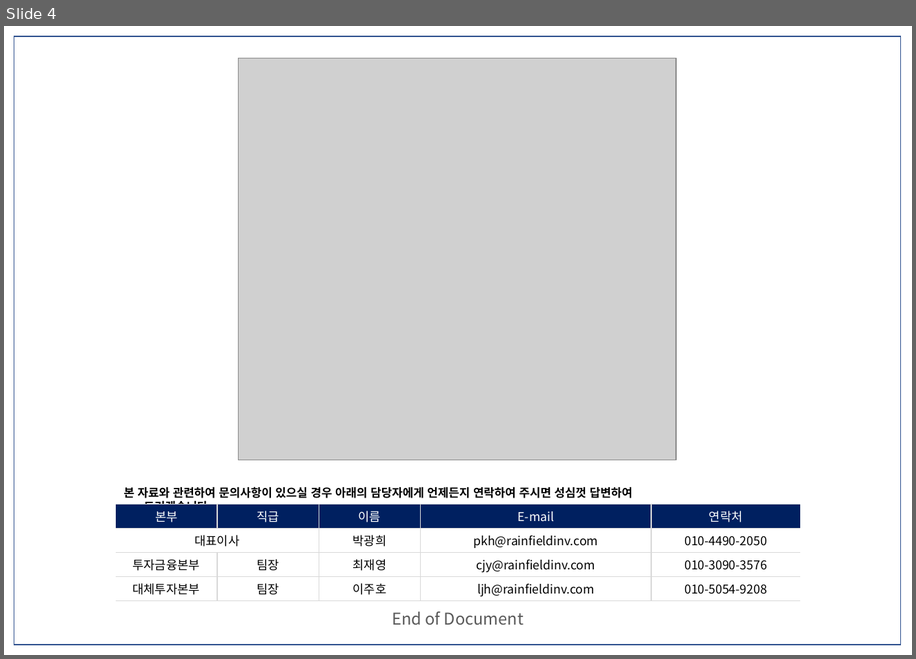
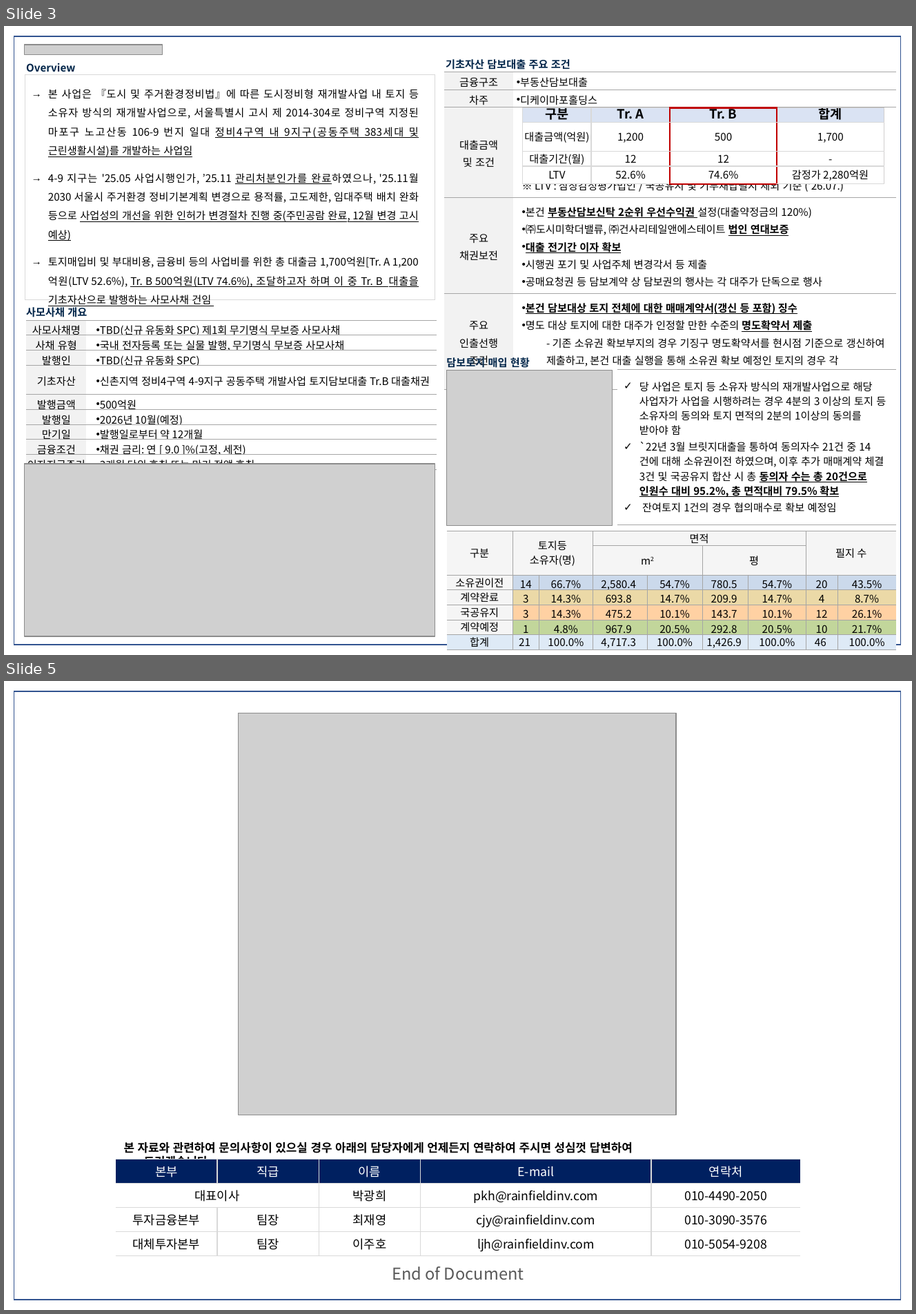
Before and after one commit to rainfieldinv-cell/rainfield-im-tools, a slide deck: IM 요약본/layout/요약본 레이아웃.pptx. Shown one above the other, each under a label of ours: slide 4 before the commit, slides 3 and 5 after it; the slides between them are not shown. The pictures are 916x659 and 916x1314 pixels, drawn with LibreOffice and Linux fonts; fonts in the diff are those of the drawing; grey boxes stand for pictures. Boxes give left, top, right and bottom in pixels: in the first picture for what was removed or moved away, otherwise in the second. Text is boxed around its words. In the diff, an @@ line names an element or a change of style, - is before the commit and + after.

```diff
--- a/IM 요약본/layout/요약본 레이아웃.pptx
+++ b/IM 요약본/layout/요약본 레이아웃.pptx
@@ slide 3 added at <box>4,26,912,655</box>, background #FFFFFF @@
@@ frame added at <box>14,36,901,644</box>, fill #4472C4, outline #325491 1 pt @@
@@ picture added at <box>25,45,163,54</box> @@
@@ text added at <box>26,63,75,72</box>, 9 pt, text #012549, bold @@
+Overview
@@ text added at <box>446,59,570,69</box>, 9 pt, text #012549, bold @@
+기초자산 담보대출 주요 조건
@@ rectangle added at <box>25,74,436,300</box>, outline #D9D9D9 0.75 pt, 9 pt, text #000000 @@
+→ 본 사업은 『도시 및 주거환경정비법』에 따른 도시정비형 재개발사업 내 토지 등 소유자 방식의 재개발사업으로, 서울특별시 고시 제 2014-304로 정비구역 지정된 마포구 노고산동 106-9 번지 일대 정비4구역 내 9지구(공동주택 383세대 및 근린생활시설)를 개발하는 사업임
+→ 4-9 지구는 '25.05 사업시행인가, ’25.11 관리처분인가를 완료하였으나, '25.11월 2030 서울시 주거환경 정비기본계획 변경으로 용적률, 고도제한, 임대주택 배치 완화 등으로 사업성의 개선을 위한 인허가 변경절차 진행 중(주민공람 완료, 12월 변경 고시 예상)
+→ 토지매입비 및 부대비용, 금융비 등의 사업비를 위한 총 대출금 1,700억원[Tr. A 1,200억원(LTV 52.6%), Tr. B 500억원(LTV 74.6%), 조달하고자 하며 이 중 Tr. B 대출을 기초자산으로 발행하는 사모사채 건임
@@ table added at <box>444,72,897,515</box>, 5 rows, 2 columns @@
+금융구조 | 부동산담보대출
+차주 | 디케이마포홀딩스
+대출금액 / 및 조건 | ※ LTV : 삼창감정평가법인 / 국공유지 및 기부채납필지 제외 기준 (’26.07.)
+주요 / 채권보전 | 본건 부동산담보신탁 2순위 우선수익권 설정(대출약정금의 120%) / ㈜도시미학더밸류, ㈜건사리테일앤에스테이트 법인 연대보증 / 대출 전기간 이자 확보 / 시행권 포기 및 사업주체 변경각서 등 제출 / 공매요청권 등 담보계약 상 담보권의 행사는 각 대주가 단독으로 행사
+주요 / 인출선행 / 조건 | 본건 담보대상 토지 전체에 대한 매매계약서(갱신 등 포함) 징수 / 명도 대상 토지에 대한 대주가 인정할 만한 수준의 명도확약서 제출 / - 기존 소유권 확보부지의 경우 기징구 명도확약서를 현시점 기준으로 갱신하여 제출하고, 본건 대출 실행을 통해 소유권 확보 예정인 토지의 경우 각 매도인으로부터 명도확약서를 징구하여 제출할 것
@@ table added at <box>523,107,885,183</box>, 4 rows, 4 columns @@
+구분 | Tr. A | Tr. B | 합계
+대출금액(억원) | 1,200 | 500 | 1,700
+대출기간(월) | 12 | 12 | -
+LTV | 52.6% | 74.6% | 감정가 2,280억원
@@ text added at <box>26,305,87,317</box>, 9 pt, text #012549, bold @@
+사모사채 개요
@@ table added at <box>27,321,437,467</box>, 9 rows, 2 columns @@
+사모사채명 | TBD(신규 유동화 SPC) 제1회 무기명식 무보증 사모사채
+사채 유형 | 국내 전자등록 또는 실물 발행, 무기명식 무보증 사모사채
+발행인 | TBD(신규 유동화 SPC)
+기초자산 | 신촌지역 정비4구역 4-9지구 공동주택 개발사업 토지담보대출 Tr.B 대출채권
+발행금액 | 500억원
+발행일 | 2026년 10월(예정)
+만기일 | 발행일로부터 약 12개월
+금융조건 | 채권 금리: 연 [ 9.0 ]%(고정, 세전)
+이자지급주기 | 3개월 단위 후취 또는 만기 전액 후취
@@ text added at <box>446,356,614,385</box>, 9 pt, text #012549, bold @@
+담보토지 매입 현황
@@ picture added at <box>447,370,613,525</box> @@
@@ table added at <box>617,369,896,524</box>, 1 rows, 1 columns @@
+당 사업은 토지 등 소유자 방식의 재개발사업으로 해당 사업자가 사업을 시행하려는 경우 4분의 3 이상의 토지 등 소유자의 동의와 토지 면적의 2분의 1이상의 동의를 받아야 함 / `22년 3월 브릿지대출을 통하여 동의자수 21건 중 14건에 대해 소유권이전 하였으며, 이후 추가 매매계약 체결 3건 및 국공유지 합산 시 총 동의자 수는 총 20건으로 인원수 대비 95.2%, 총 면적대비 79.5% 확보 / 잔여토지 1건의 경우 협의매수로 확보 예정임
@@ picture added at <box>25,463,436,637</box> @@
@@ table added at <box>447,531,898,650</box>, 7 rows, 9 columns @@
+구분 | 토지등 / 소유자(명) |  | 면적 |  |  |  | 필지 수 | 
+ |  |  | m2 |  | 평 |  |  | 
+소유권이전 | 14 | 66.7% | 2,580.4 | 54.7% | 780.5 | 54.7% | 20 | 43.5%
+계약완료 | 3 | 14.3% | 693.8 | 14.7% | 209.9 | 14.7% | 4 | 8.7%
+국공유지 | 3 | 14.3% | 475.2 | 10.1% | 143.7 | 10.1% | 12 | 26.1%
+계약예정 | 1 | 4.8% | 967.9 | 20.5% | 292.8 | 20.5% | 10 | 21.7%
+합계 | 21 | 100.0% | 4,717.3 | 100.0% | 1,426.9 | 100.0% | 46 | 100.0%
@@ what was slide 4 is now slide 5 @@
```
Also in this commit, not shown: 1 slide changed, 1 other slide added, 1 slide removed, 28 other files.
